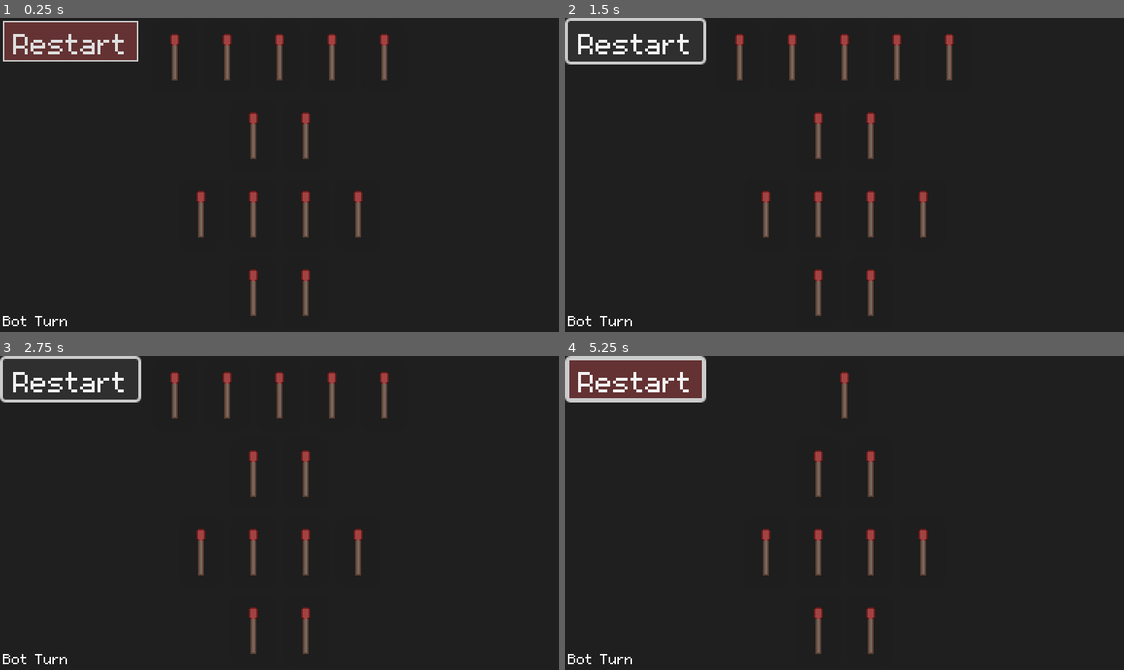
Above: before the commit, frames 1-4 (two rows, left to right).
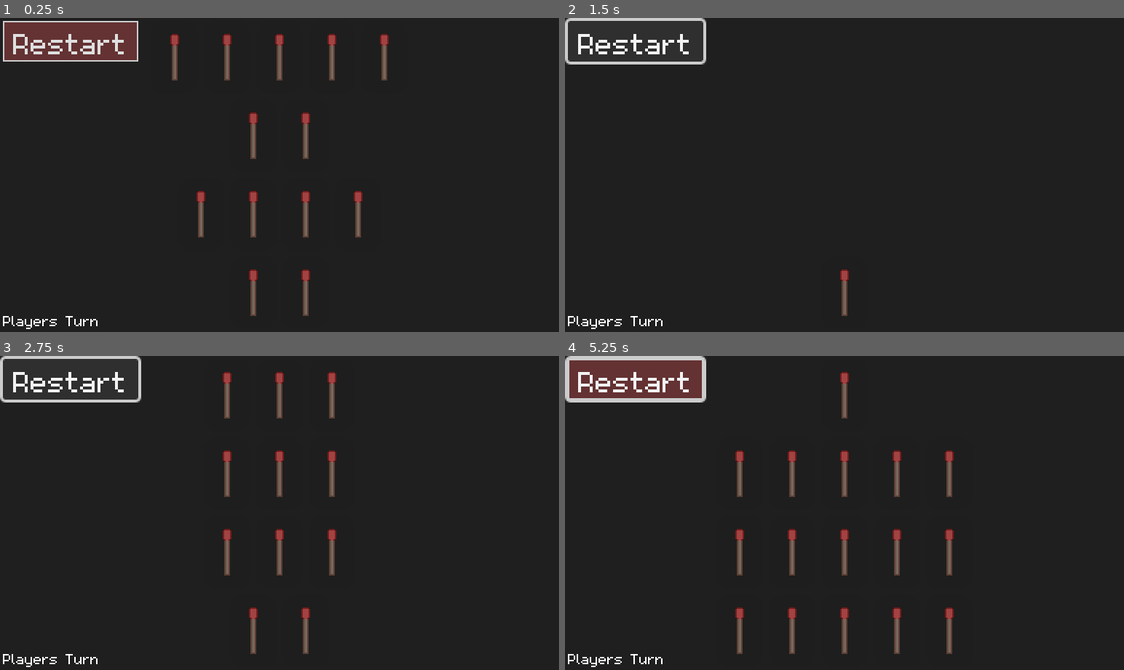
Above: after the commit, the same moments.

Repository: TylerFairleigh/COMP359-AB1-Assignment2
Game: Godot game, scene res://scenes/main.tscn
Two runs of this game, one before a commit and one after it. Both use one fixed random seed, a clock stepped at 60 frames per second and the inputs below.
Inputs (mouse positions are in pixels of both pictures, inside the frame that each line leads up to):
- Up to frame 1 (0.25 s): no input
- Up to frame 2 (1.5 s): click "Restart" at 0.5 s; click "Restart" at 1.25 s
- Up to frame 3 (2.75 s): click "Restart" at 2 s
- Up to frame 4 (5.25 s): tap Enter at 2.75, 4.25 s; move the mouse to (738, 393) at 2.77 s; click (738, 393) at 2.92 s; tap Space at 3.5, 5 s; move the mouse to (766, 393) at 3.52 s; click (766, 393) at 3.67 s; move the mouse to (794, 393) at 4.27 s; click (794, 393) at 4.42 s; move the mouse to (816, 393) at 5.02 s; click (816, 393) at 5.17 s

The runs differ from the first frame. In frame 1, 0.2% of the frame differs, in the area x 0-18%, y 94-100%; in frame 2, 2.5%; in frame 3, 2.5%; in frame 4, 4.1%, in the area x 0-70%, y 30-100%.
Error before the commit: Invalid call. Nonexistent function 'reset_player_turn' in base 'Node (GameLogic.gd)'. (res://scenes/match_view.gd:47)

Commit message:
UI Autoload working

Diff:
--- a/GameLogic.gd
+++ b/GameLogic.gd
@@ -10,9 +10,9 @@
 
 var gameArray:Array = [] # Keeps track of the current number of piles and matches per pile, stored in an array
 
-
 func _ready():
 	_start_round()
+	MatchUI.reset_ui_state()
 	_game_logic()
 
 # Create a game with a set number of piles and number of matches in each pile
@@ -29,30 +29,22 @@
 	# Create the corresponding array for the pile and match sizes
 	gameArray = _create_game()
 	# Randomly choose who goes first
-	#player_turn = randi() % 2
-	player_turn = true
+	player_turn = randi() % 2
 	ongoingGame = true
 
 func _game_logic():
 	print("Current game space is " + str(gameArray))
-	# Clean up array every time a pile is emptied, remove its index from the array
-	_shrink_array()
+	print("Players turn: " + str(player_turn))
 	# If the array is empty, the game should be over.
 	if (game_is_over()):
 		return
 
-	if player_turn:
+	if !player_turn:
+		MatchUI.toggle_finish_button(false)
+		_ai_make_choice()
+		# ADD IN TIMER SO ITS NOT INSTANT AND ALSO SOUND EFFECT
 		selected_pile = -1
-	else:
-		_ai_make_choice()
-
-	player_turn = !player_turn
-
-# Function to remove indices which contain value 0
-func _shrink_array():
-	for pile in range(gameArray.size() - 1, -1, -1): # Iterates the array from end to start to avoid any index range errors
-		if gameArray[pile] == 0:
-			gameArray.remove_at(pile) # Remove empty piles from array
+		player_turn = !player_turn
 
 func game_is_over():
 	if gameArray.is_empty():
@@ -77,11 +69,12 @@
 			# For example, if currentSum = 0 for the pile, we should remove all matches from that pile since (array[pile] - currentSum) is simply number of matches in the pile
 			var toRemove = gameArray[pile] - currentSum
 			if toRemove > 0: # Cannot remove 0 matches
+				MatchUI.remove_matches(pile, toRemove)
 				gameArray[pile] -= toRemove
 				print("Winning move: " + str(toRemove) + " matches removed from pile " + str(pile + 1))
 				return
 	# If in losing position, make a random move
-	await _random_move()
+	_random_move()
 	return
 
 # Get the current nim sum
@@ -98,8 +91,17 @@
 	var index = randi_range(0, gameArray.size() - 1) # Needs to be (array size - 1) so that it references the correct index
 	var remove = randi_range(1, gameArray[index]) # Calculate a random number of matches to remove, minimum number allowable to remove is 1
 	gameArray[index] -= remove
+	MatchUI.remove_matches(index, remove)
 	print(str(remove) + " matches removed from pile " + str(index + 1))
 
 func match_pressed(match_pile:int):
 	selected_pile = match_pile
 	gameArray[match_pile] -= 1
+
+func restart_game():
+	selected_pile = -1
+	ongoingGame = false
+	player_turn = false
+	MatchUI.reset_ui_state()
+	_start_round()
+	_game_logic()
--- a/project.godot
+++ b/project.godot
@@ -18,8 +18,8 @@
 
 [autoload]
 
+MatchUI="*res://scenes/match_view.gd"
 MatchController="*res://GameLogic.gd"
-TurnLabel="*res://scenes/turn_label.gd"
 
 [display]
 
--- /dev/null
+++ b/scenes/finish_button.gd
@@ -0,0 +1,8 @@
+extends Button
+
+func _ready():
+	self.visible = false
+
+func _on_pressed():
+	MatchController.player_turn = false
+	MatchController._game_logic()
--- a/scenes/main.tscn
+++ b/scenes/main.tscn
@@ -1,8 +1,10 @@
-[gd_scene load_steps=8 format=3 uid="uid://dxuoc1fec7hi5"]
+[gd_scene load_steps=10 format=3 uid="uid://dxuoc1fec7hi5"]
 
 [ext_resource type="PackedScene" uid="uid://bx6co1v284cd3" path="res://scenes/match_view.tscn" id="1_crgk3"]
 [ext_resource type="FontFile" uid="uid://d20wpwo18re0o" path="res://assets/m5x7.ttf" id="2_7oplk"]
+[ext_resource type="Script" path="res://scenes/restart.gd" id="3_6dhs8"]
 [ext_resource type="Script" path="res://scenes/turn_label.gd" id="3_gxuil"]
+[ext_resource type="Script" path="res://scenes/finish_button.gd" id="3_u11lt"]
 
 [sub_resource type="Theme" id="Theme_w1vl8"]
 default_font = ExtResource("2_7oplk")
@@ -44,6 +46,7 @@
 theme = SubResource("Theme_w1vl8")
 theme_override_styles/normal = SubResource("StyleBoxFlat_6wfke")
 text = "Restart"
+script = ExtResource("3_6dhs8")
 
 [node name="finish" type="Button" parent="."]
 visible = false
@@ -54,6 +57,7 @@
 theme = SubResource("Theme_w1vl8")
 theme_override_styles/normal = SubResource("StyleBoxFlat_d8el3")
 text = "Finish"
+script = ExtResource("3_u11lt")
 
 [node name="turn_label" type="Label" parent="."]
 offset_left = 2.0
@@ -68,5 +72,5 @@
 wait_time = 2.0
 
 [connection signal="pressed" from="restart" to="matches" method="reset_state"]
-[connection signal="pressed" from="finish" to="matches" method="_on_finish_pressed"]
-[connection signal="pressed" from="finish" to="turn_label" method="label_change"]
+[connection signal="pressed" from="restart" to="restart" method="_on_pressed"]
+[connection signal="pressed" from="finish" to="finish" method="_on_pressed"]
--- a/scenes/match.gd
+++ b/scenes/match.gd
@@ -15,6 +15,7 @@
 	if (event.is_pressed()) and (match_in_selected_pile(match_pile)):
 		self.visible = false
 		MatchController.match_pressed(match_pile)
+		MatchUI.toggle_finish_button(true)
 
 func match_in_selected_pile(match_pile_origin:int) -> bool:
 	return (match_pile_origin == MatchController.selected_pile or MatchController.selected_pile == -1)
--- a/scenes/match_controller.gd
+++ /dev/null
@@ -1,58 +0,0 @@
-# extends PanelContainer
-
-# @onready var matches = [$"VBoxContainer/Pile 1/Match_1", $"VBoxContainer/Pile 2/Match_2", $"VBoxContainer/Pile 2/Match_3", $"VBoxContainer/Pile 3/Match_4", $"VBoxContainer/Pile 3/Match_5", $"VBoxContainer/Pile 3/Match_6", $"VBoxContainer/Pile 4/Match_7", $"VBoxContainer/Pile 4/Match_8", $"VBoxContainer/Pile 4/Match_9", $"VBoxContainer/Pile 4/Match_10", $"VBoxContainer/Pile 4/Match_11"]
-# @onready var turn_label = $turn_label
-
-# var pile_counters = {"pile_1": 1, "pile_2": 2, "pile_3": 3, "pile_4": 5}
-# var pile_counter_max = [1, 3, 6, 11]
-# var match_full_count = 0
-# var player_turn = true
-# var player_active = false
-var match_number:int
-var valid_match_array
-var match_array_game = []
-
-func _ready():
-	# valid_match_array = []
-	# match_number = 0
-	# for match_count in pile_counters:
-	# 	match_full_count += pile_counters[match_count]
-	# 	match_array_game.append(pile_counters[match_count])
-	reset_player_turn()
-	# reset_logic()
-
-# func make_range():
-# 	valid_match_array.clear()
-# 	for i in range(len(pile_counter_max) - 1):
-# 		if match_number > pile_counter_max[i] and match_number <= pile_counter_max[i + 1]:
-# 			valid_match_array = range(pile_counter_max[i] + 1, pile_counter_max[i + 1] + 1)
-# 			break
-
-func reset_player_turn():
-	player_turn = true
-	player_active = false
-	valid_match_array.clear()
-	for i in match_full_count + 1:
-		valid_match_array.append(i)
-	TurnLabel.label_change()
-
-func bot_move():
-	print("Bots move would go here")
-	reset_player_turn()
-
-func match_pressed(match_number):
-	match_array_game[match_pile_return(match_number)] -= 1
-
-func match_pile_return(match_number):
-	if (match_number in [1]):
-		return 0
-	elif (match_number in [2,3]):
-		return 1
-	elif (match_number in [4,5,6]):
-		return 2
-	else:
-		return 3
-
-# func reset_logic():
-# 	match_array_game.clear()
-# 	match_array_game = [1,2,3,5]
--- a/scenes/match_view.gd
+++ b/scenes/match_view.gd
@@ -2,20 +2,15 @@
 
 const match_scene = preload("res://scenes/match.tscn")
 
-@onready var pile_1 = $"VBoxContainer/Pile 1"
-@onready var pile_2 = $"VBoxContainer/Pile 2"
-@onready var pile_3 = $"VBoxContainer/Pile 3"
-@onready var pile_4 = $"VBoxContainer/Pile 4"
-@onready var finish = $"../finish"
+var pile_1; var pile_2; var pile_3; var pile_4; var finish; var label;
 
 func _ready():
-	reset_ui_state()
-
-func _process(delta):
-	if (MatchController.player_turn and (MatchController.selected_pile != -1)):
-		finish.visible = true
-	else:
-		finish.visible = false
+	pile_1 = get_tree().root.get_node("main/matches/VBoxContainer/Pile 1")
+	pile_2 = get_tree().root.get_node("main/matches/VBoxContainer/Pile 2")
+	pile_3 = get_tree().root.get_node("main/matches/VBoxContainer/Pile 3")
+	pile_4 = get_tree().root.get_node("main/matches/VBoxContainer/Pile 4")
+	finish = get_tree().root.get_node("main/finish")
+	label = get_tree().root.get_node("main/turn_label")
 
 func reset_ui_state():
 	self.visible = false
@@ -43,13 +38,17 @@
 			# which results in godot giving another name.
 			await get_tree().create_timer(0.01).timeout
 
+func remove_matches(pile_index:int, amount_of_matches:int):
+	var pile_node_array = [pile_1, pile_2, pile_3, pile_4]
+	var pile_node_children = pile_node_array[pile_index].get_children()
+	for i in range(amount_of_matches):
+		if i < len(pile_node_children):
+			pile_node_children[i].visible = false
+
 func reset_state():
 	MatchController.reset_player_turn()
 	MatchController.reset_logic()
 	reset_ui_state()
 
-func _on_finish_pressed():
-	MatchController.valid_match_array.clear()
-	MatchController.player_turn = false
-	MatchController.player_active = false
-	MatchController.bot_move()
+func toggle_finish_button(state:bool):
+	finish.visible = state
--- a/scenes/match_view.tscn
+++ b/scenes/match_view.tscn
@@ -1,6 +1,4 @@
-[gd_scene load_steps=3 format=3 uid="uid://bx6co1v284cd3"]
-
-[ext_resource type="Script" path="res://scenes/match_view.gd" id="1_vmb68"]
+[gd_scene load_steps=2 format=3 uid="uid://bx6co1v284cd3"]
 
 [sub_resource type="StyleBoxFlat" id="StyleBoxFlat_dflmr"]
 bg_color = Color(0.6, 0.6, 0.6, 0)
@@ -11,7 +9,6 @@
 offset_right = 300.0
 offset_bottom = 216.0
 theme_override_styles/panel = SubResource("StyleBoxFlat_dflmr")
-script = ExtResource("1_vmb68")
 
 [node name="VBoxContainer" type="VBoxContainer" parent="."]
 layout_mode = 2
--- /dev/null
+++ b/scenes/restart.gd
@@ -0,0 +1,4 @@
+extends Button
+
+func _on_pressed():
+	MatchController.restart_game()
